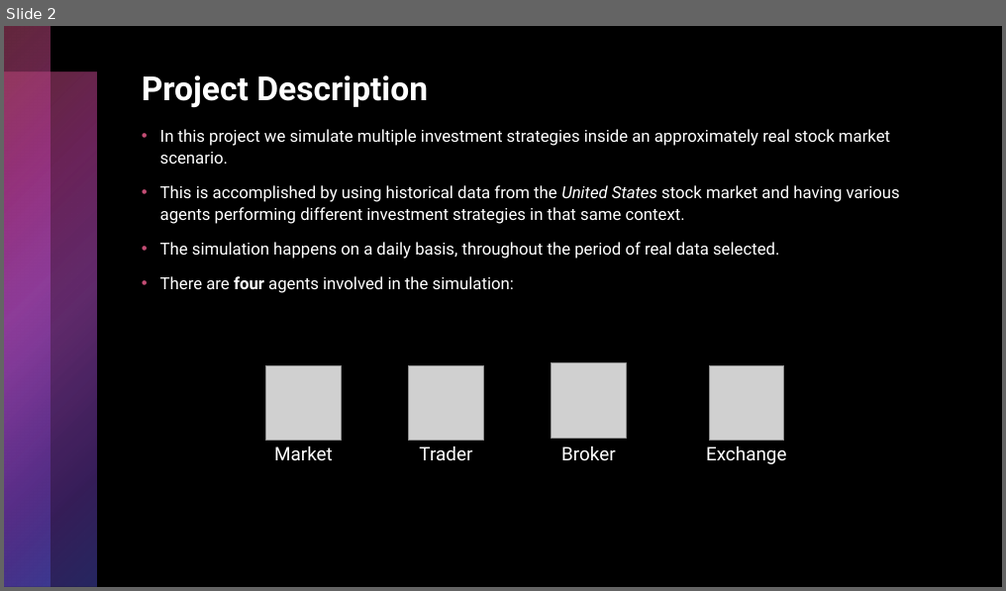
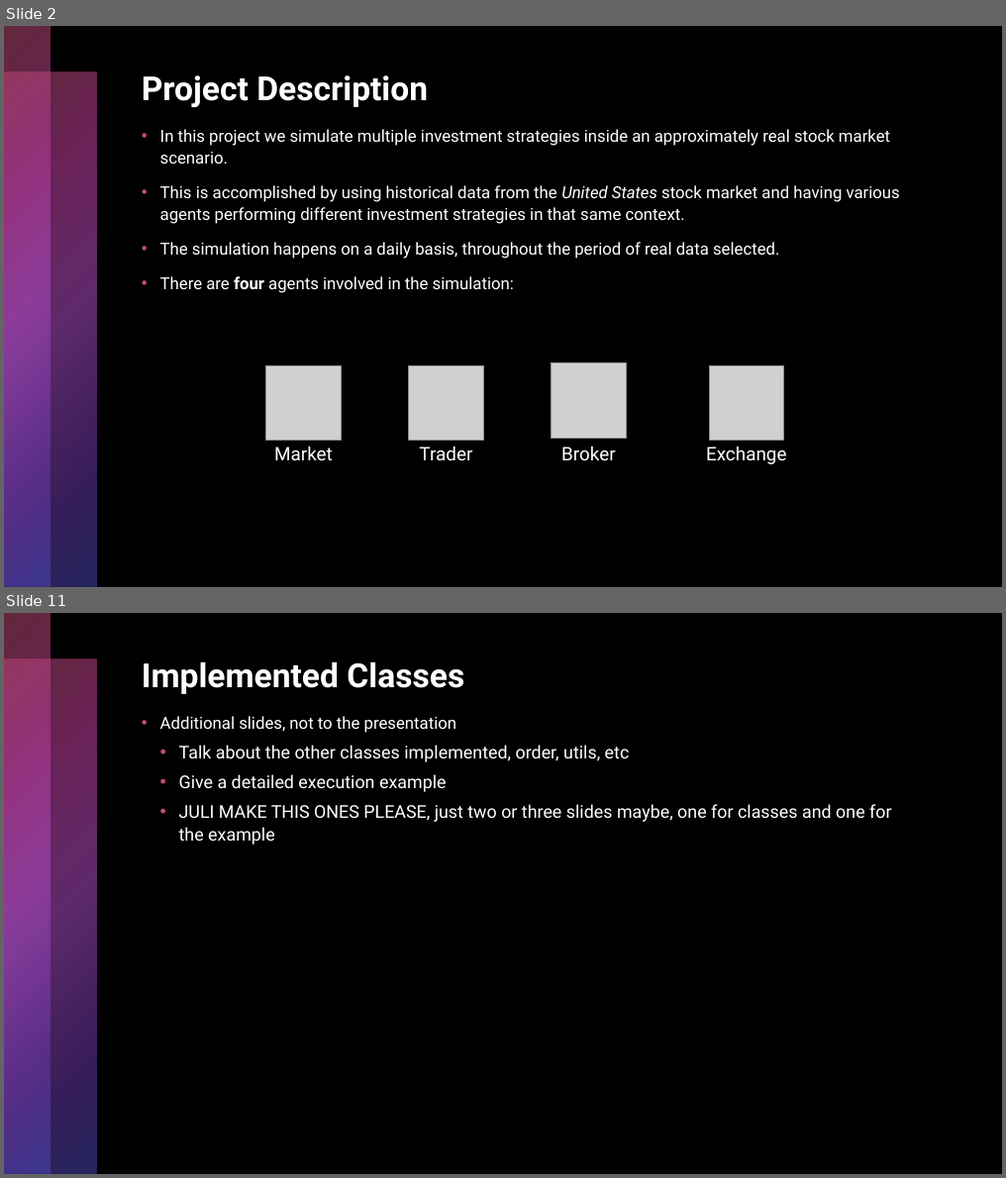
Before and after one commit to sergiodagama/FEUP-ASMA_Investment_Strategies_Simulation_Multi_Agent_System, a slide deck: docs/presentation.pptx. Shown one above the other, each under a label of ours: slide 2 before the commit, slides 2 and 11 after it; the slides between them are not shown. The pictures are 1006x591 and 1006x1178 pixels, drawn with LibreOffice and Linux fonts; fonts in the diff are those of the drawing; grey boxes stand for pictures. Boxes give left, top, right and bottom in pixels: in the first picture for what was removed or moved away, otherwise in the second. Text is boxed around its words. In the diff, an @@ line names an element or a change of style, - is before the commit and + after.

```diff
--- a/docs/presentation.pptx
+++ b/docs/presentation.pptx
@@ slide 11 added at bbox=[4, 613, 1002, 1174], background #000000; not listed: 2 template elements that a slide beside it also shows @@
@@ title added at bbox=[142, 662, 464, 694], 32 pt, text #FFFFFF, bold @@
+Implemented Classes
@@ text added at bbox=[160, 716, 891, 845], 17 pt, text #FFFFFF @@
+• Additional slides, not to the presentation
+  • Talk about the other classes implemented, order, utils, etc
+  • Give a detailed execution example
+  • JULI MAKE THIS ONES PLEASE, just two or three slides maybe, one for classes and one for the example
```
Also in this commit, not shown: 2 slides changed, 6 other slides added.
